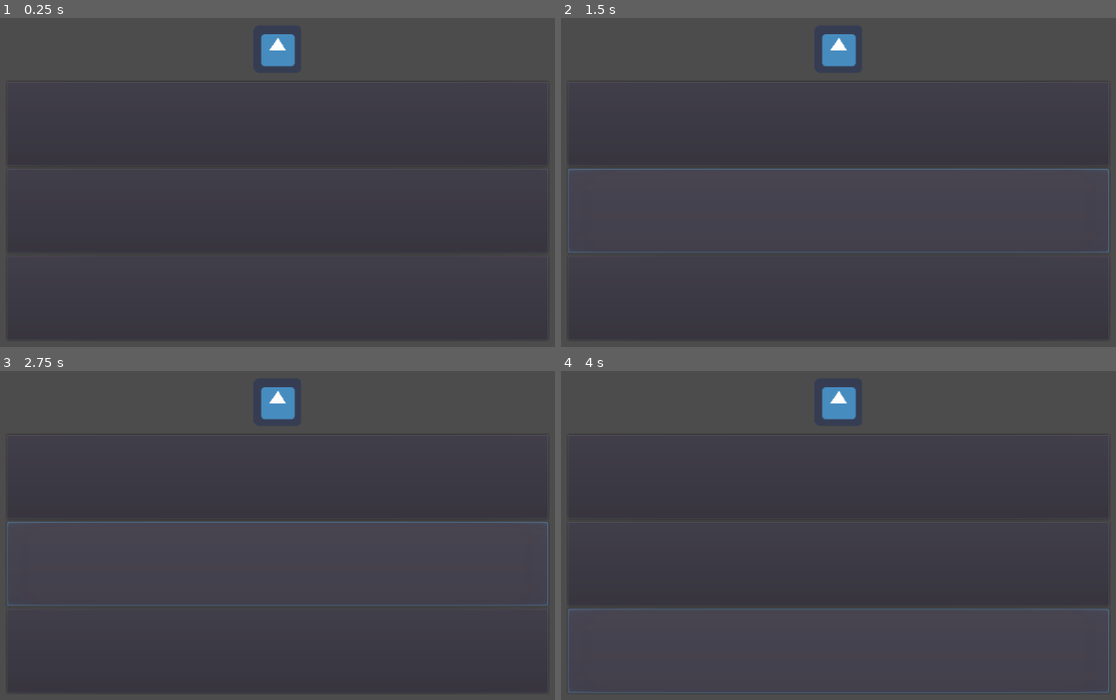
Above: before the commit, frames 1-4 (two rows, left to right).
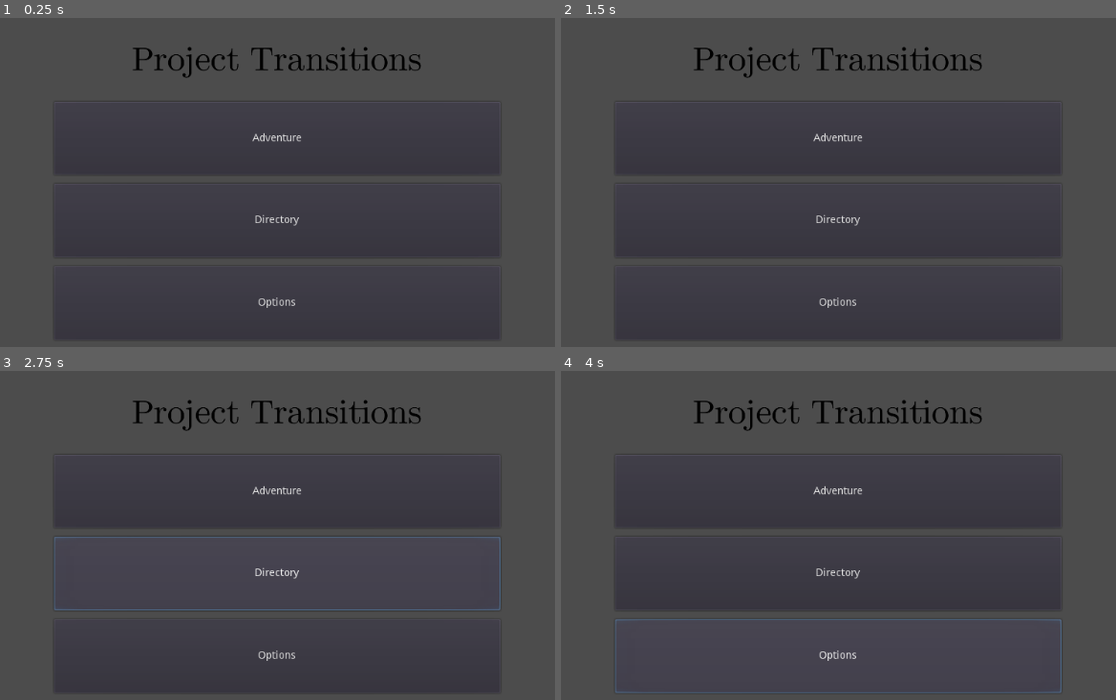
Above: after the commit, the same moments.

Repository: ayylol/ProjectTransitions
Game: Godot game, scene res://root.tscn
The game is run twice, just before and just after one commit, with the same random seed, the same clock (stepped at 60 frames per second) and the same inputs. Before the commit the project starts from res://Root.tscn. The engine's default icon, where the game draws it, is replaced by a stand-in: a white triangle on a blue panel in a dark square.
Inputs (mouse positions are in pixels of both pictures, inside the frame that each line leads up to):
- Up to frame 1 (0.25 s): no input
- Up to frame 2 (1.5 s): click (838, 123) at 0.52 s; click (838, 182) at 1.25 s, where only the run after the commit has a clickable "Back"
- Up to frame 3 (2.75 s): click (277, 565) at 2.02 s
- Up to frame 4 (4 s): click (838, 574) at 2.75 s, where only the run after the commit has a clickable "Directory"; click (838, 650) at 3.52 s

The runs differ from the first frame. In frame 1, 2.0% of the frame differs, in the area x 9-91%, y 4-89%; in frame 2, 2.4%; in frame 3, 3.0%, in the area x 1-99%, y 4-89%; in frame 4, 2.9%.

Commit message:
Basic menu navigation, and scaling ui

Diff:
--- /dev/null
+++ b/AdventureMenu.gd
@@ -0,0 +1,10 @@
+extends Control
+
+signal goto_mainmenu
+
+# Called when the node enters the scene tree for the first time.
+func _ready():
+	pass # Replace with function body.
+
+func _on_back_button_down():
+	emit_signal("goto_mainmenu")
--- a/Root.tscn
+++ b/AdventureMenu.tscn
@@ -1,14 +1,17 @@
 [gd_scene load_steps=2 format=2]
 
-[ext_resource path="res://icon.png" type="Texture" id=1]
+[ext_resource path="res://AdventureMenu.gd" type="Script" id=1]
 
-[node name="Control" type="Control"]
+[node name="AdventureMenu" type="Control"]
 anchor_right = 1.0
 anchor_bottom = 1.0
+script = ExtResource( 1 )
 
 [node name="HBoxContainer" type="HBoxContainer" parent="."]
 anchor_right = 1.0
 anchor_bottom = 1.0
+size_flags_horizontal = 3
+size_flags_vertical = 3
 
 [node name="ColorRect" type="ColorRect" parent="HBoxContainer"]
 margin_right = 145.0
@@ -33,46 +36,13 @@
 size_flags_stretch_ratio = 0.2
 color = Color( 1, 1, 1, 0 )
 
-[node name="VSplitContainer" type="VSplitContainer" parent="HBoxContainer/VBoxContainer"]
+[node name="back" type="Button" parent="HBoxContainer/VBoxContainer"]
 margin_top = 88.0
 margin_right = 725.0
 margin_bottom = 511.0
 size_flags_horizontal = 3
 size_flags_vertical = 3
-
-[node name="Title" type="TextureRect" parent="HBoxContainer/VBoxContainer/VSplitContainer"]
-margin_right = 725.0
-margin_bottom = 64.0
-texture = ExtResource( 1 )
-stretch_mode = 4
-
-[node name="Options" type="VBoxContainer" parent="HBoxContainer/VBoxContainer/VSplitContainer"]
-margin_top = 76.0
-margin_right = 725.0
-margin_bottom = 423.0
-size_flags_horizontal = 3
-size_flags_vertical = 3
-
-[node name="Button2" type="Button" parent="HBoxContainer/VBoxContainer/VSplitContainer/Options"]
-margin_top = 20.0
-margin_right = 725.0
-margin_bottom = 113.0
-size_flags_horizontal = 3
-size_flags_vertical = 3
-
-[node name="Button3" type="Button" parent="HBoxContainer/VBoxContainer/VSplitContainer/Options"]
-margin_top = 137.0
-margin_right = 725.0
-margin_bottom = 230.0
-size_flags_horizontal = 3
-size_flags_vertical = 3
-
-[node name="Button" type="Button" parent="HBoxContainer/VBoxContainer/VSplitContainer/Options"]
-margin_top = 254.0
-margin_right = 725.0
-margin_bottom = 347.0
-size_flags_horizontal = 3
-size_flags_vertical = 3
+text = "Back"
 
 [node name="ColorRect2" type="ColorRect" parent="HBoxContainer/VBoxContainer"]
 margin_top = 515.0
@@ -91,3 +61,5 @@
 size_flags_vertical = 3
 size_flags_stretch_ratio = 0.2
 color = Color( 1, 1, 1, 0 )
+
+[connection signal="button_down" from="HBoxContainer/VBoxContainer/back" to="." method="_on_back_button_down"]
--- /dev/null
+++ b/MainMenu.gd
@@ -0,0 +1,20 @@
+extends Control
+
+# Mediator signals
+signal goto_adventure
+signal goto_directory
+signal goto_options
+
+func _ready():
+	pass # Replace with function body.
+
+func _on_Adventure_Button_button_down():
+	emit_signal("goto_adventure")
+
+
+func _on_Directory_Button_button_down():
+	emit_signal("goto_directory")
+
+
+func _on_Options_Button_button_down():
+	emit_signal("goto_options")
--- /dev/null
+++ b/MainMenu.tscn
@@ -0,0 +1,148 @@
+[gd_scene load_steps=3 format=2]
+
+[ext_resource path="res://resources/assets/Project Transitions Title.png" type="Texture" id=1]
+[ext_resource path="res://MainMenu.gd" type="Script" id=2]
+
+[node name="Main Menu" type="Control"]
+anchor_right = 1.0
+anchor_bottom = 1.0
+rect_pivot_offset = Vector2( -54, -199 )
+script = ExtResource( 2 )
+
+[node name="HBoxContainer" type="HBoxContainer" parent="."]
+anchor_right = 1.0
+anchor_bottom = 1.0
+
+[node name="ColorRect" type="ColorRect" parent="HBoxContainer"]
+margin_right = 145.0
+margin_bottom = 600.0
+size_flags_horizontal = 3
+size_flags_vertical = 3
+size_flags_stretch_ratio = 0.2
+color = Color( 1, 1, 1, 0 )
+
+[node name="VBoxContainer" type="VBoxContainer" parent="HBoxContainer"]
+margin_left = 149.0
+margin_right = 874.0
+margin_bottom = 600.0
+size_flags_horizontal = 3
+size_flags_vertical = 3
+
+[node name="ColorRect" type="ColorRect" parent="HBoxContainer/VBoxContainer"]
+margin_right = 725.0
+margin_bottom = 84.0
+size_flags_horizontal = 3
+size_flags_vertical = 3
+size_flags_stretch_ratio = 0.2
+color = Color( 1, 1, 1, 0 )
+
+[node name="VSplitContainer" type="VSplitContainer" parent="HBoxContainer/VBoxContainer"]
+margin_top = 88.0
+margin_right = 725.0
+margin_bottom = 511.0
+size_flags_horizontal = 3
+size_flags_vertical = 3
+
+[node name="Title" type="TextureRect" parent="HBoxContainer/VBoxContainer/VSplitContainer"]
+margin_right = 725.0
+margin_bottom = 91.0
+size_flags_horizontal = 3
+size_flags_vertical = 3
+size_flags_stretch_ratio = 0.3
+texture = ExtResource( 1 )
+expand = true
+stretch_mode = 6
+
+[node name="HBoxContainer" type="HBoxContainer" parent="HBoxContainer/VBoxContainer/VSplitContainer"]
+margin_top = 103.0
+margin_right = 725.0
+margin_bottom = 423.0
+size_flags_horizontal = 3
+size_flags_vertical = 3
+
+[node name="ColorRect" type="ColorRect" parent="HBoxContainer/VBoxContainer/VSplitContainer/HBoxContainer"]
+margin_right = 59.0
+margin_bottom = 320.0
+size_flags_horizontal = 3
+size_flags_vertical = 3
+size_flags_stretch_ratio = 0.1
+color = Color( 1, 1, 1, 0 )
+
+[node name="Options" type="VBoxContainer" parent="HBoxContainer/VBoxContainer/VSplitContainer/HBoxContainer"]
+margin_left = 63.0
+margin_right = 661.0
+margin_bottom = 320.0
+size_flags_horizontal = 3
+size_flags_vertical = 3
+
+[node name="Adventure_Button" type="Button" parent="HBoxContainer/VBoxContainer/VSplitContainer/HBoxContainer/Options"]
+margin_right = 598.0
+margin_bottom = 98.0
+size_flags_horizontal = 3
+size_flags_vertical = 3
+text = "Adventure"
+
+[node name="ColorRect" type="ColorRect" parent="HBoxContainer/VBoxContainer/VSplitContainer/HBoxContainer/Options"]
+margin_top = 102.0
+margin_right = 598.0
+margin_bottom = 106.0
+size_flags_horizontal = 3
+size_flags_vertical = 3
+size_flags_stretch_ratio = 0.05
+color = Color( 1, 1, 1, 0 )
+
+[node name="Directory_Button" type="Button" parent="HBoxContainer/VBoxContainer/VSplitContainer/HBoxContainer/Options"]
+margin_top = 110.0
+margin_right = 598.0
+margin_bottom = 209.0
+size_flags_horizontal = 3
+size_flags_vertical = 3
+text = "Directory"
+
+[node name="ColorRect2" type="ColorRect" parent="HBoxContainer/VBoxContainer/VSplitContainer/HBoxContainer/Options"]
+margin_top = 213.0
+margin_right = 598.0
+margin_bottom = 217.0
+size_flags_horizontal = 3
+size_flags_vertical = 3
+size_flags_stretch_ratio = 0.05
+color = Color( 1, 1, 1, 0 )
+
+[node name="Options_Button" type="Button" parent="HBoxContainer/VBoxContainer/VSplitContainer/HBoxContainer/Options"]
+margin_top = 221.0
+margin_right = 598.0
+margin_bottom = 320.0
+size_flags_horizontal = 3
+size_flags_vertical = 3
+text = "Options"
+
+[node name="ColorRect2" type="ColorRect" parent="HBoxContainer/VBoxContainer/VSplitContainer/HBoxContainer"]
+margin_left = 665.0
+margin_right = 725.0
+margin_bottom = 320.0
+size_flags_horizontal = 3
+size_flags_vertical = 3
+size_flags_stretch_ratio = 0.1
+color = Color( 1, 1, 1, 0 )
+
+[node name="ColorRect2" type="ColorRect" parent="HBoxContainer/VBoxContainer"]
+margin_top = 515.0
+margin_right = 725.0
+margin_bottom = 600.0
+size_flags_horizontal = 3
+size_flags_vertical = 3
+size_flags_stretch_ratio = 0.2
+color = Color( 1, 1, 1, 0 )
+
+[node name="ColorRect2" type="ColorRect" parent="HBoxContainer"]
+margin_left = 878.0
+margin_right = 1024.0
+margin_bottom = 600.0
+size_flags_horizontal = 3
+size_flags_vertical = 3
+size_flags_stretch_ratio = 0.2
+color = Color( 1, 1, 1, 0 )
+
+[connection signal="button_down" from="HBoxContainer/VBoxContainer/VSplitContainer/HBoxContainer/Options/Adventure_Button" to="." method="_on_Adventure_Button_button_down"]
+[connection signal="button_down" from="HBoxContainer/VBoxContainer/VSplitContainer/HBoxContainer/Options/Directory_Button" to="." method="_on_Directory_Button_button_down"]
+[connection signal="button_down" from="HBoxContainer/VBoxContainer/VSplitContainer/HBoxContainer/Options/Options_Button" to="." method="_on_Options_Button_button_down"]
--- /dev/null
+++ b/MenuManager.gd
@@ -0,0 +1,26 @@
+extends Control
+
+
+# Declare member variables here. Examples:
+# var a = 2
+# var b = "text"
+
+
+# Called when the node enters the scene tree for the first time.
+func _ready():
+	pass # Replace with function body.
+
+
+# Called every frame. 'delta' is the elapsed time since the previous frame.
+#func _process(delta):
+#	pass
+
+# Main Menu Goto's
+func _on_Main_Menu_goto_adventure():
+	$"Main Menu".hide()
+	$"AdventureMenu".show()
+
+
+func _on_AdventureMenu_goto_mainmenu():
+	$"AdventureMenu".hide()
+	$"Main Menu".show()
--- a/project.godot
+++ b/project.godot
@@ -11,8 +11,12 @@
 [application]
 
 config/name="Project Transitions"
-run/main_scene="res://Root.tscn"
+run/main_scene="res://root.tscn"
 config/icon="res://icon.png"
+
+[global]
+
+viewport=false
 
 [physics]
 
--- /dev/null
+++ b/resources/default_theme.tres
@@ -0,0 +1,7 @@
+[gd_resource type="Theme" load_steps=2 format=2]
+
+[sub_resource type="BitmapFont" id=1]
+height = 9.0
+
+[resource]
+default_font = SubResource( 1 )
--- /dev/null
+++ b/root.tscn
@@ -0,0 +1,18 @@
+[gd_scene load_steps=4 format=2]
+
+[ext_resource path="res://MainMenu.tscn" type="PackedScene" id=1]
+[ext_resource path="res://AdventureMenu.tscn" type="PackedScene" id=2]
+[ext_resource path="res://MenuManager.gd" type="Script" id=3]
+
+[node name="Root" type="Control"]
+anchor_right = 1.0
+anchor_bottom = 1.0
+script = ExtResource( 3 )
+
+[node name="Main Menu" parent="." instance=ExtResource( 1 )]
+
+[node name="AdventureMenu" parent="." instance=ExtResource( 2 )]
+visible = false
+
+[connection signal="goto_adventure" from="Main Menu" to="." method="_on_Main_Menu_goto_adventure"]
+[connection signal="goto_mainmenu" from="AdventureMenu" to="." method="_on_AdventureMenu_goto_mainmenu"]
Binary file added: resources/assets/Project Transitions Title.png
Not shown, added: resources/assets/Project Transitions Title.png.import
Binary file added: resources/assets/adventure.png
Not shown, added: resources/assets/adventure.png.import
Binary file added: resources/assets/directory.png
Not shown, added: resources/assets/directory.png.import
Not shown, changed: .gitignore
